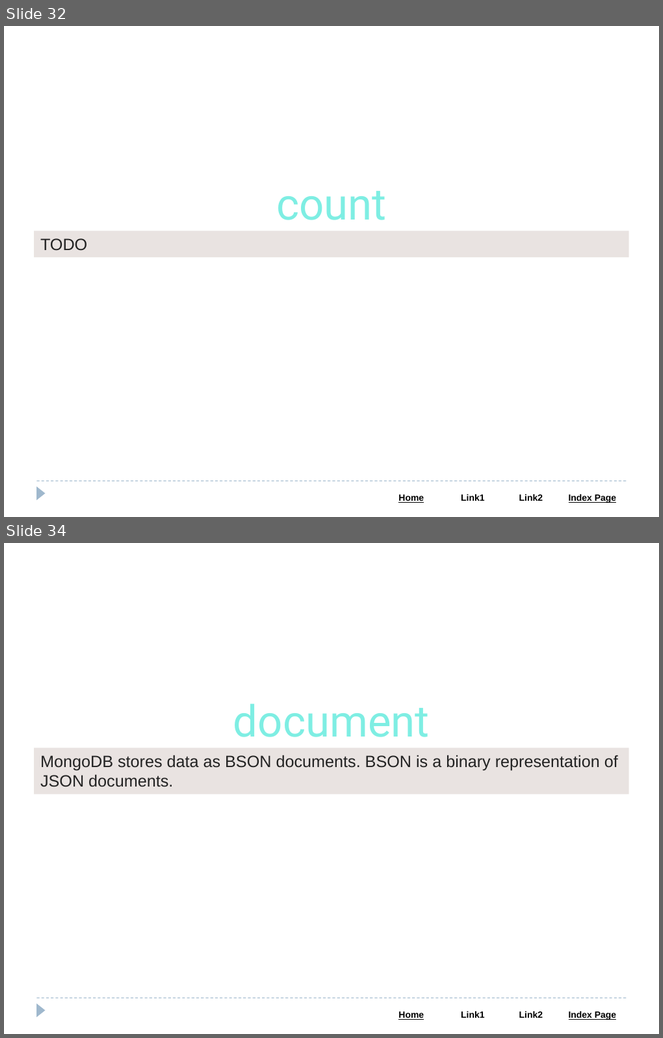
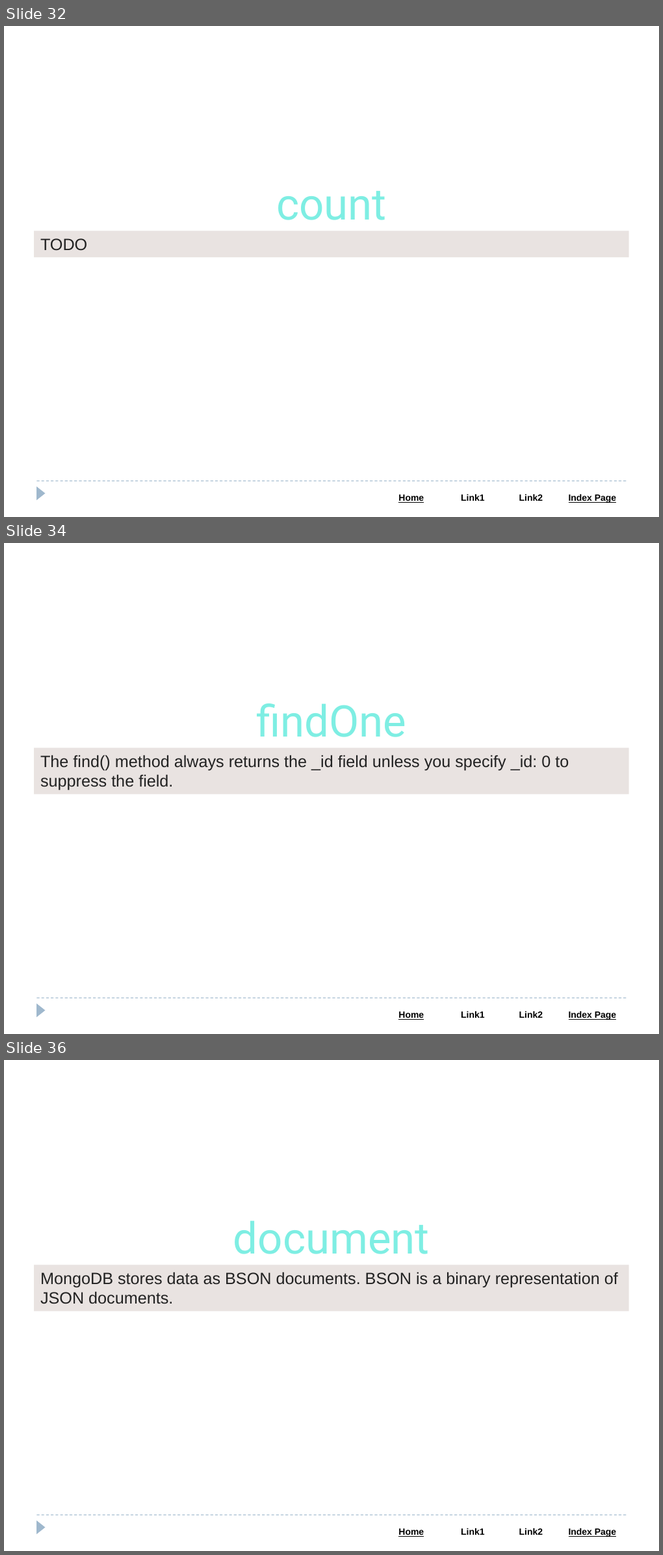
Before and after one commit to Saleel-Bagde/PPT-s, a slide deck: MongoDB.pptx. Shown one above the other, each under a label of ours: slides 32 and 34 before the commit, slides 32, 34 and 36 after it; the slides between them are not shown. The pictures are 663x1038 and 663x1555 pixels, drawn with LibreOffice and Linux fonts; fonts in the diff are those of the drawing. Boxes give left, top, right and bottom in pixels: in the first picture for what was removed or moved away, otherwise in the second. Text is boxed around its words. In the diff, an @@ line names an element or a change of style, - is before the commit and + after.

```diff
--- a/MongoDB.pptx
+++ b/MongoDB.pptx
@@ slide 34 added at (4, 543, 659, 1034), background #FFFFFF; not listed: 3 template elements that a slide beside it also shows @@
@@ text added at (256, 704, 406, 737), 48 pt, text #7EEEE3 @@
+findOne
@@ rectangle added at (34, 748, 629, 795), fill #E9E3E1, 18 pt, text #222222 @@
+The find() method always returns the _id field unless you specify _id: 0 to suppress the field.
@@ what was slide 34 is now slide 36 @@
```
Also in this commit, not shown: 4 slides changed, 1 other slide added.
